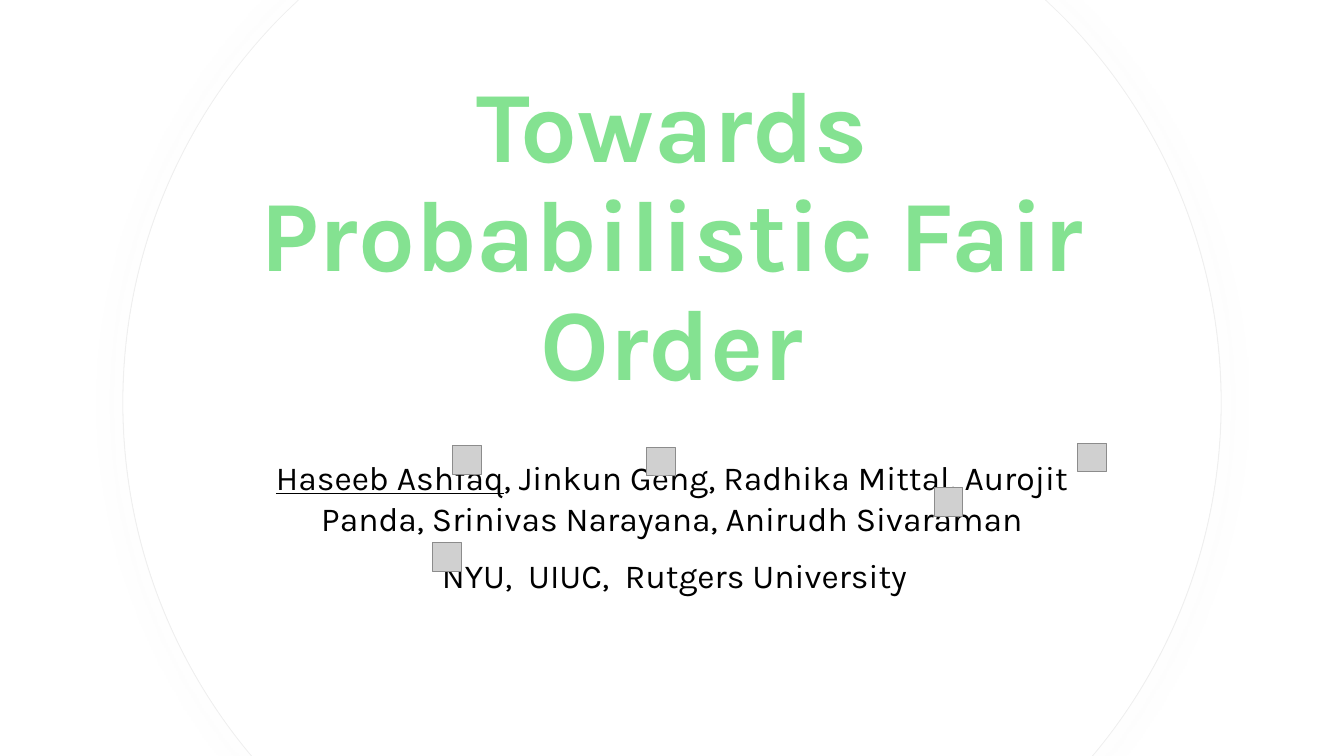
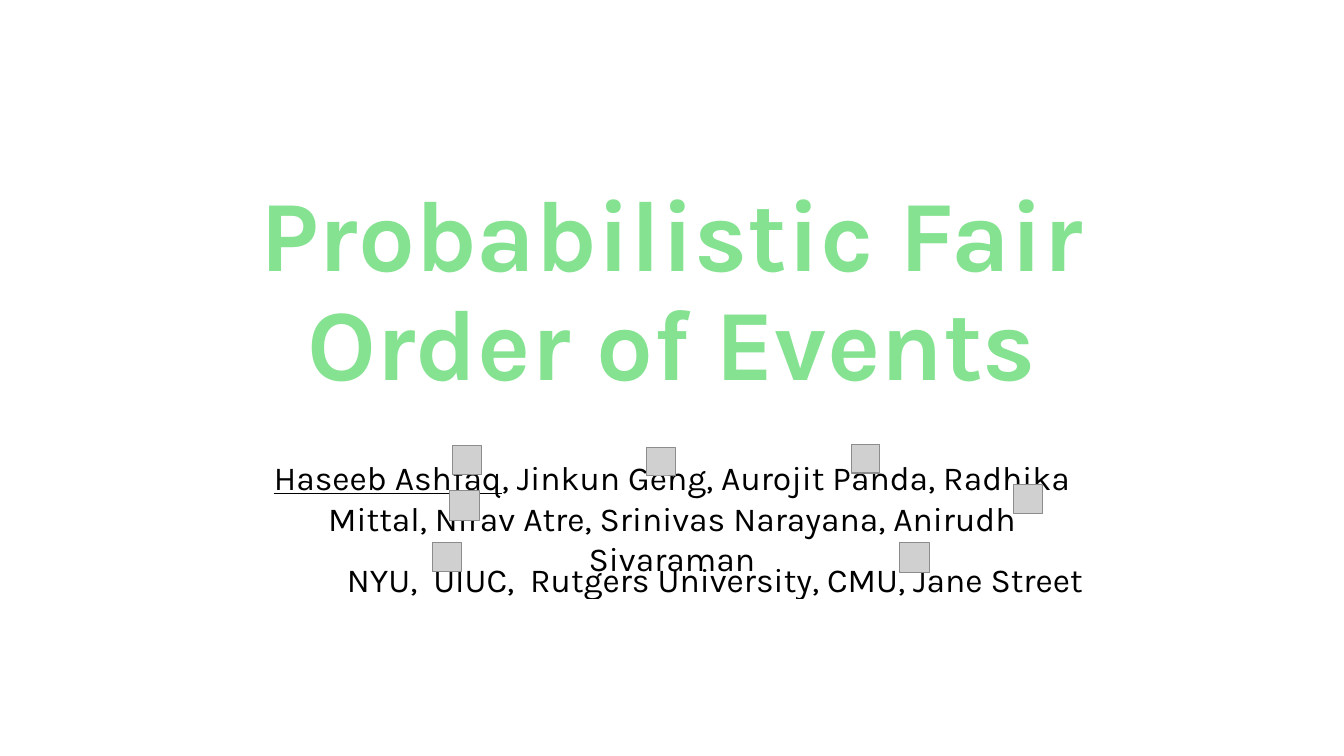
Before and after one commit to HaseebLUMS/Onyx-Presentation, a slide deck: slide 1 of mlsys_seminar_tommy.pptx. Drawn at 1344x756 pixels with LibreOffice and Linux fonts; fonts in the diff are those of the drawing; grey boxes stand for pictures; background and template pictures are left out. Boxes give left, top, right and bottom in pixels: in the first picture for what was removed or moved away, otherwise in the second. Text is boxed around its words. In the diff, an @@ line names an element or a change of style, - is before the commit and + after.

```diff
--- a/mlsys_seminar_tommy.pptx
+++ b/mlsys_seminar_tommy.pptx
@@ freeform shape removed at <box>123,0,1222,756</box> @@
@@ freeform shape removed at <box>124,0,1221,756</box> @@
@@ title at <box>260,199,1083,382</box>: text changed @@
-Towards Probabilistic Fair Order
+Probabilistic Fair Order of Events
@@ picture: place and size @@
-picture at <box>1078,444,1107,473</box>
+picture at <box>851,445,880,474</box>
@@ text at <box>274,460,1070,540</box>: text changed @@
-Haseeb Ashfaq, Jinkun Geng, Radhika Mittal, Aurojit Panda, Srinivas Narayana, Anirudh Sivaraman
+Haseeb Ashfaq, Jinkun Geng, Aurojit Panda, Radhika Mittal, Nirav Atre, Srinivas Narayana, Anirudh Sivaraman
@@ picture added at <box>450,491,480,521</box> @@
@@ picture: place and size @@
-picture at <box>935,488,964,517</box>
+picture at <box>1014,484,1044,513</box>
@@ text at <box>347,561,1083,599</box>: text changed @@
-NYU, UIUC, Rutgers University
+NYU, UIUC, Rutgers University, CMU, Jane Street
@@ picture added at <box>900,543,931,574</box> @@
```
Also in this commit, not shown: 1 other file.
